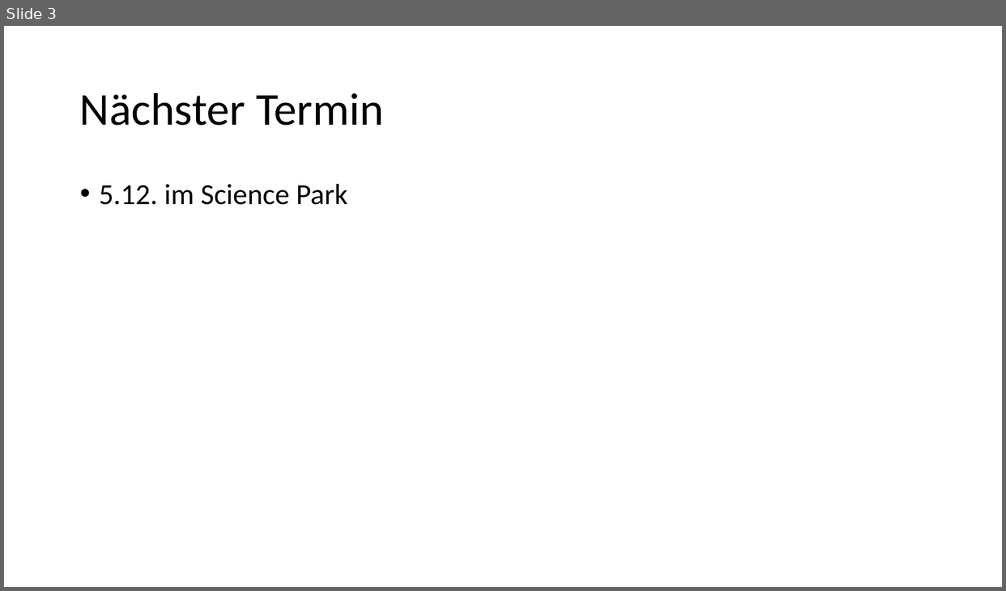
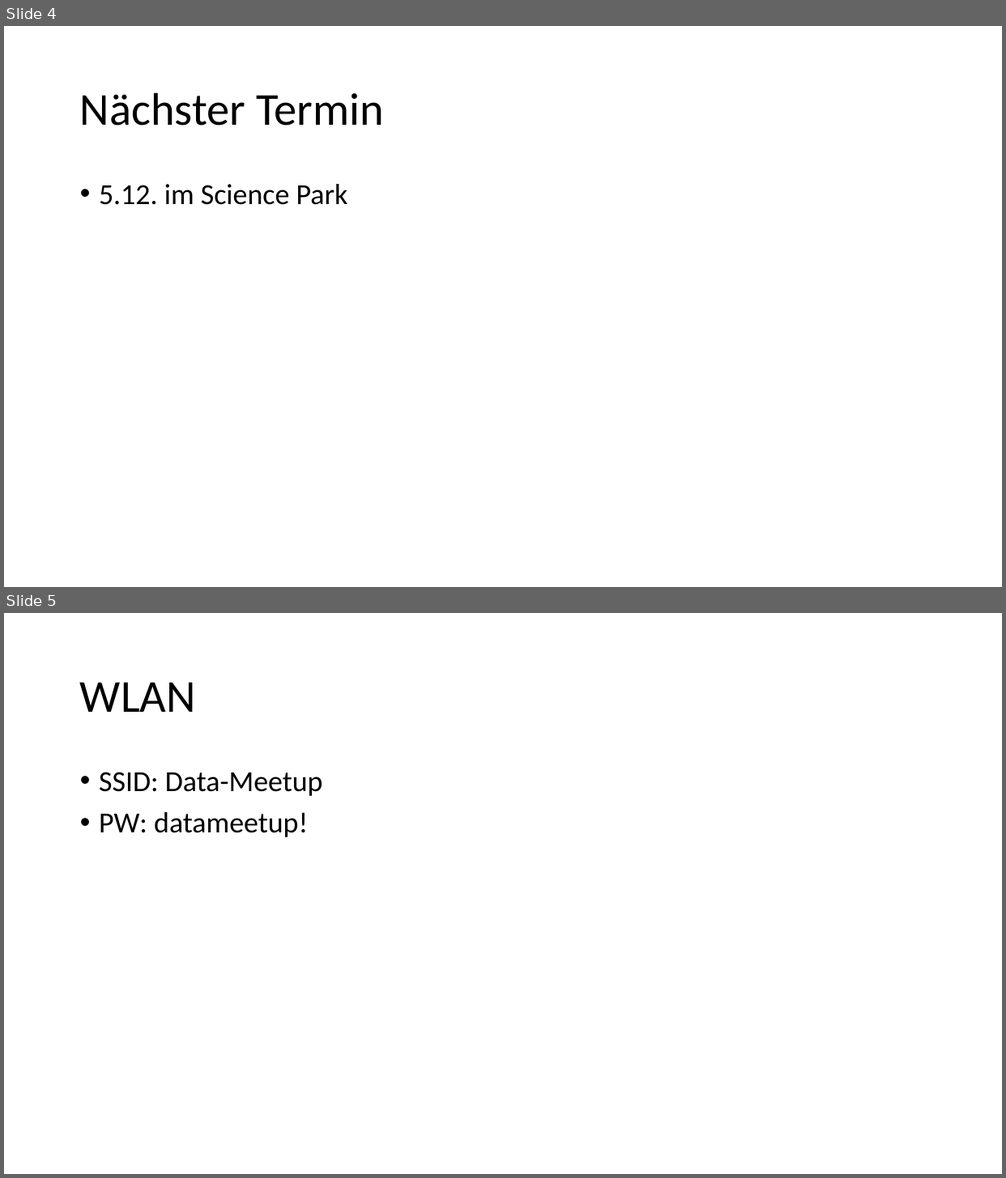
Before and after one commit to akohout/kassel-data-science-meetup, a slide deck: 2017-10-24/intro/intro.pptx. Shown one above the other, each under a label of ours: slide 3 before the commit, slides 4 and 5 after it. The pictures are 1006x591 and 1006x1178 pixels, drawn with LibreOffice and Linux fonts; fonts in the diff are those of the drawing. Boxes give left, top, right and bottom in pixels: in the first picture for what was removed or moved away, otherwise in the second. Text is boxed around its words. In the diff, an @@ line names an element or a change of style, - is before the commit and + after.

Commit message:
Updated intro slides with wlan password

```diff
--- a/2017-10-24/intro/intro.pptx
+++ b/2017-10-24/intro/intro.pptx
@@ slide 5 added at (x1=4, y1=613, x2=1002, y2=1174), background #FFFFFF @@
@@ title added at (x1=80, y1=682, x2=196, y2=712), 44 pt, text #000000 @@
+WLAN
@@ text added at (x1=99, y1=772, x2=323, y2=837), 28 pt, text #000000 @@
+• SSID: Data-Meetup
+• PW: datameetup!
@@ what was slide 3 is now slide 4 @@
```
Also in this commit, not shown: 1 other slide added.
